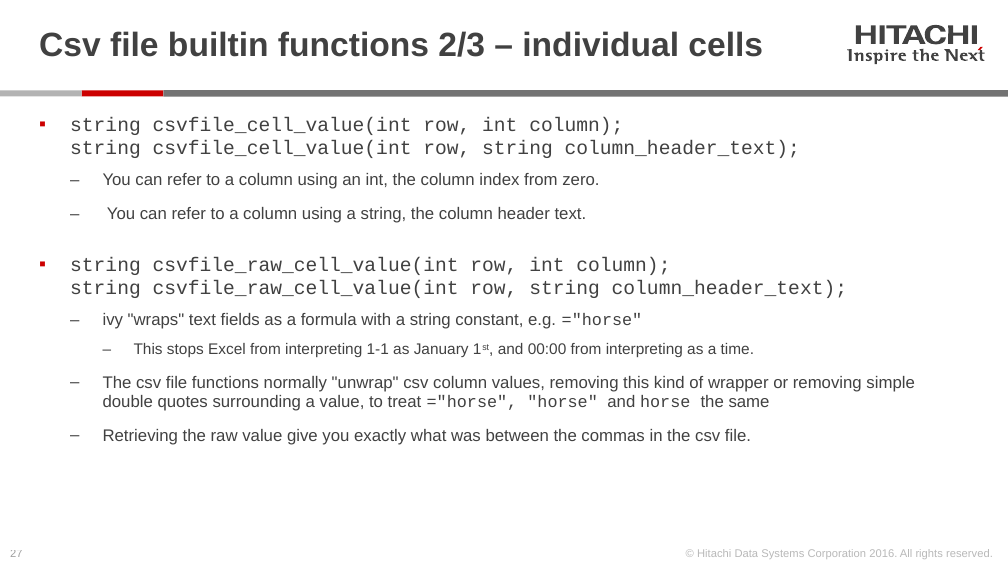
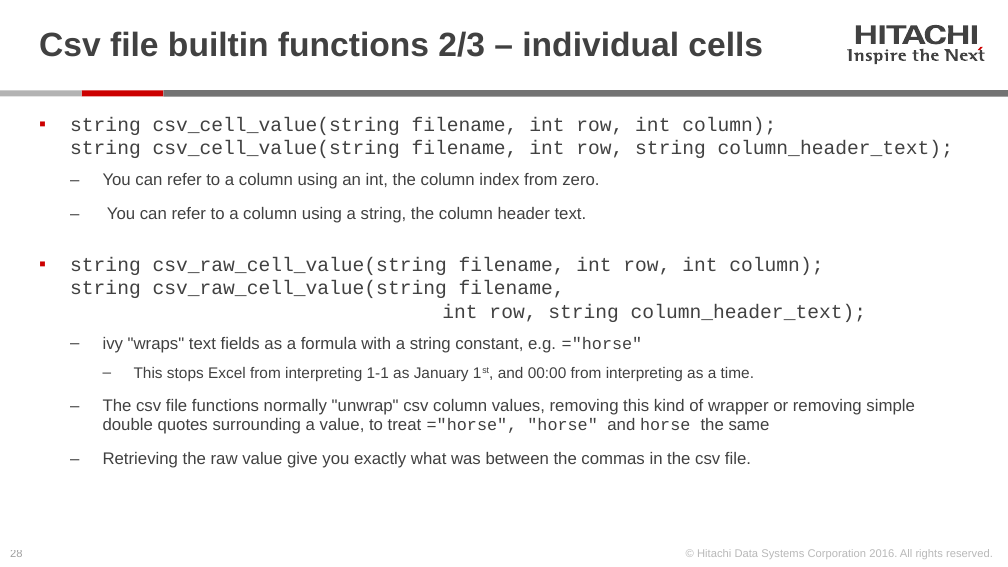
Before and after one commit to Hitachi-Data-Systems/ivy, a slide deck: slide 28 of doc/ivyscript reference.pptx (slide 27 before the commit). Drawn at 1008x567 pixels with LibreOffice and Linux fonts; fonts in the diff are those of the drawing. Boxes give left, top, right and bottom in pixels: in the first picture for what was removed or moved away, otherwise in the second. Text is boxed around its words. In the diff, an @@ line names an element or a change of style, - is before the commit and + after.

Commit message:
simplify builtin csv file utility syntax

```diff
--- a/doc/ivyscript reference.pptx
+++ b/doc/ivyscript reference.pptx
@@ text at [70, 117, 953, 158]: text changed @@
-▪ string csvfile_cell_value(int row, int column);
-  string csvfile_cell_value(int row, string column_header_text);
+▪ string csv_cell_value(string filename, int row, int column);
+  string csv_cell_value(string filename, int row, string column_header_text);
@@ text at [70, 257, 866, 322]: text changed @@
-▪ string csvfile_raw_cell_value(int row, int column);
-  string csvfile_raw_cell_value(int row, string column_header_text);
+▪ string csv_raw_cell_value(string filename, int row, int column);
+  string csv_raw_cell_value(string filename,
+  int row, string column_header_text);
@@ page number at [10, 550, 22, 557]: text changed @@
-27
+28
```
Also in this commit, not shown: 3 other slides changed, 1 slide added, 4 other files.
